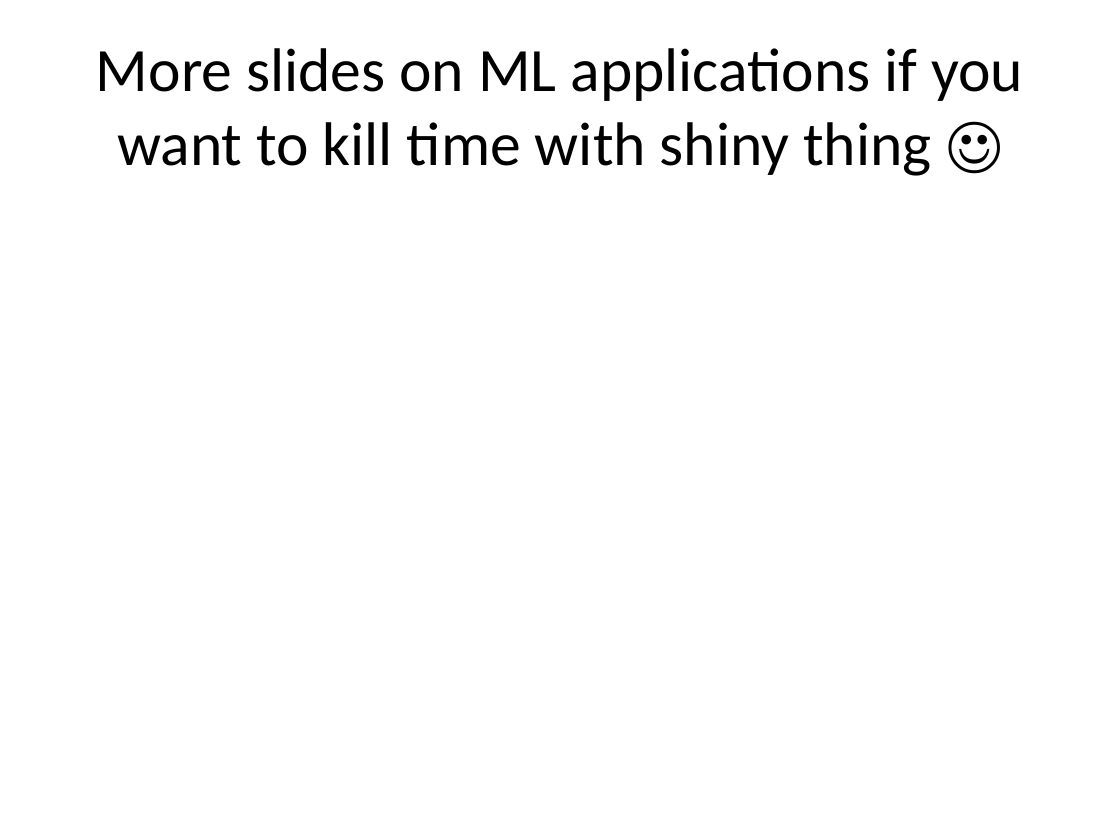
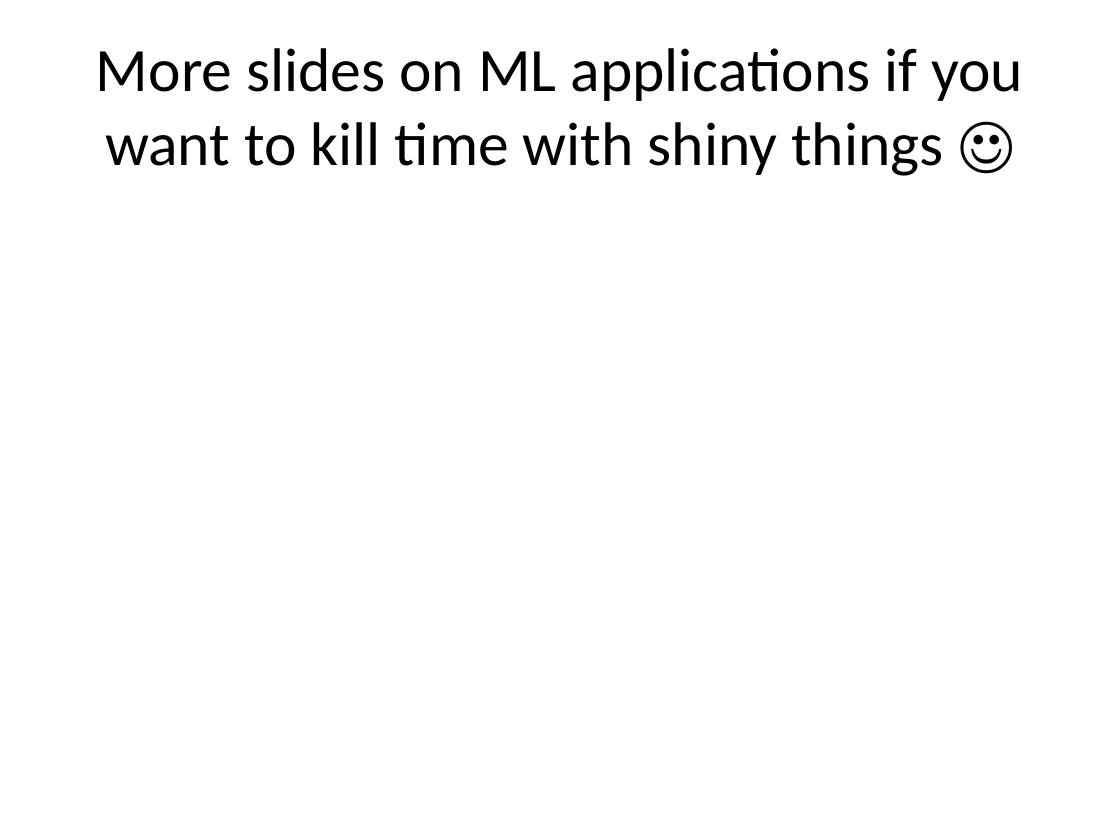
Before and after one commit to paulruvolo/DataScienceMaterials, a slide deck: slide 29 of machine_learning_lecture_1/slides_ml_01.pptx (slide 27 before the commit). Drawn at 1120x840 pixels with LibreOffice and Linux fonts; fonts in the diff are those of the drawing. Boxes give left, top, right and bottom in pixels: in the first picture for what was removed or moved away, otherwise in the second. Text is boxed around its words. In the diff, an @@ line names an element or a change of style, - is before the commit and + after.

```diff
--- a/machine_learning_lecture_1/slides_ml_01.pptx
+++ b/machine_learning_lecture_1/slides_ml_01.pptx
@@ title at [96, 48, 1023, 176]: text changed @@
-More slides on ML applications if you want to kill time with shiny thing ☺
+More slides on ML applications if you want to kill time with shiny things ☺
```
Also in this commit, not shown: 6 other slides changed, 3 slides added, 1 slide removed.
